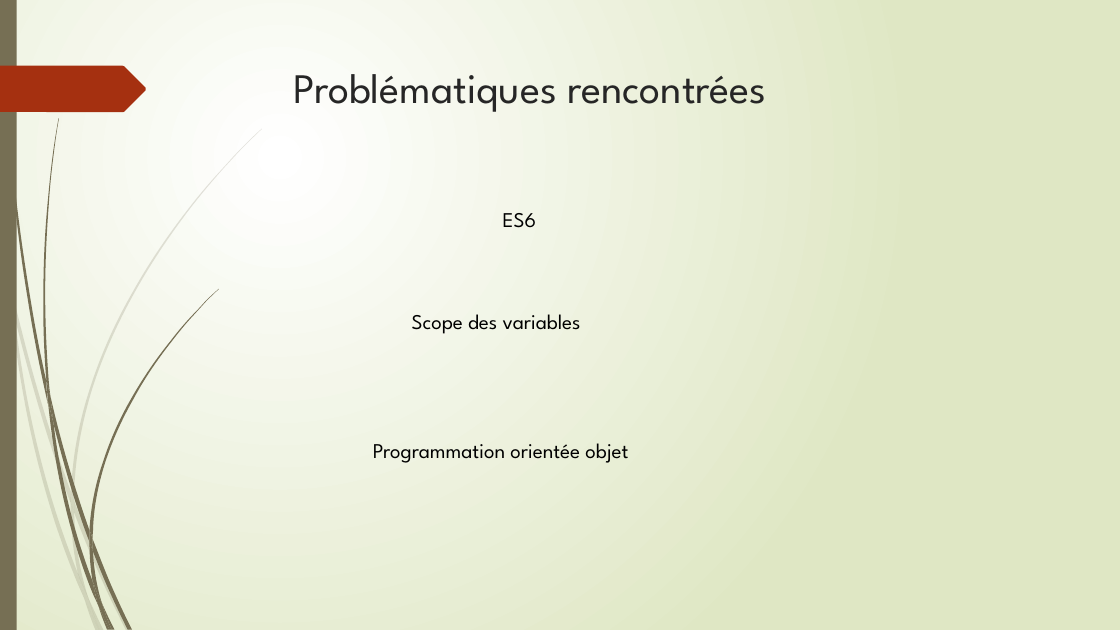
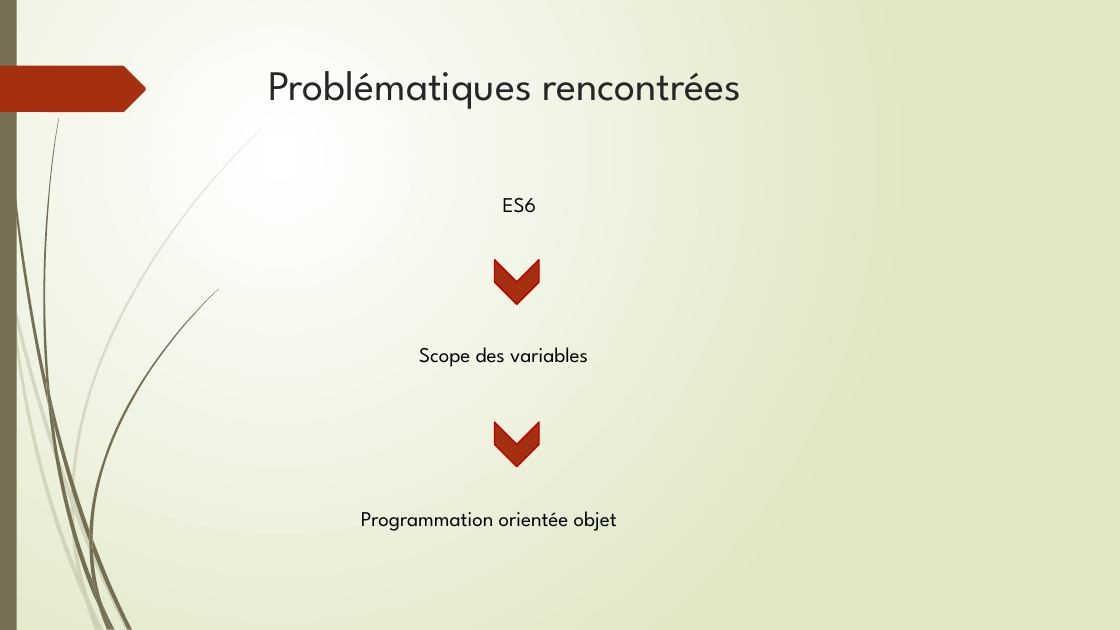
Before and after one commit to LaureenPerrin/project3, a slide deck: slide 18 of pp_p3/Application web de réservation de vélo.pptx. Drawn at 1120x630 pixels with LibreOffice and Linux fonts; fonts in the diff are those of the drawing. Boxes give left, top, right and bottom in pixels: in the first picture for what was removed or moved away, otherwise in the second. Text is boxed around its words. In the diff, an @@ line names an element or a change of style, - is before the commit and + after.

```diff
--- a/pp_p3/Application web de réservation de vélo.pptx
+++ b/pp_p3/Application web de réservation de vélo.pptx
@@ title "Problématiques rencontrées": place and size @@
-title "Problématiques rencontrées" at [293, 74, 766, 112]
+title "Problématiques rencontrées" at [268, 71, 741, 109]
@@ text "ES6": place and size @@
-text "ES6" at [503, 213, 537, 228]
+text "ES6" at [503, 198, 537, 213]
@@ chevron added at [495, 260, 539, 304], fill #A53010, outline #C00000 1.25 pt @@
@@ text "Scope des variables": place and size @@
-text "Scope des variables" at [412, 314, 581, 334]
+text "Scope des variables" at [419, 347, 588, 367]
@@ chevron added at [495, 423, 539, 467], fill #A53010, outline #C00000 1.25 pt @@
@@ text "Programmation orientée objet": place and size @@
-text "Programmation orientée objet" at [373, 443, 628, 463]
+text "Programmation orientée objet" at [361, 511, 617, 531]
```
Also in this commit, not shown: 5 other slides changed.
